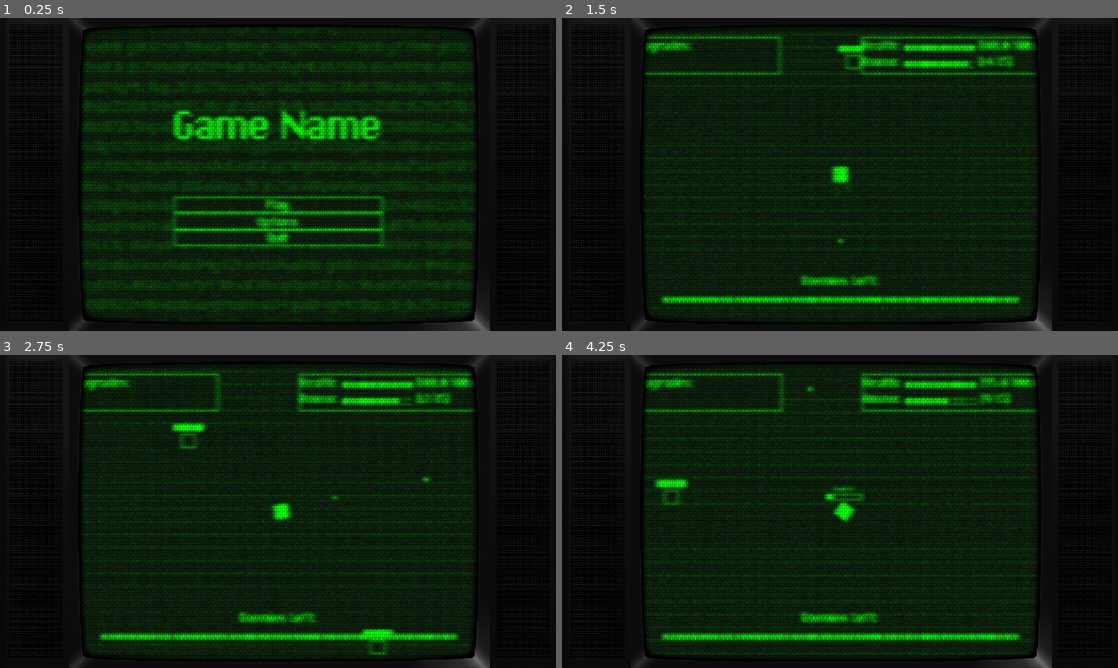
Above: before the commit, frames 1-4 (two rows, left to right).
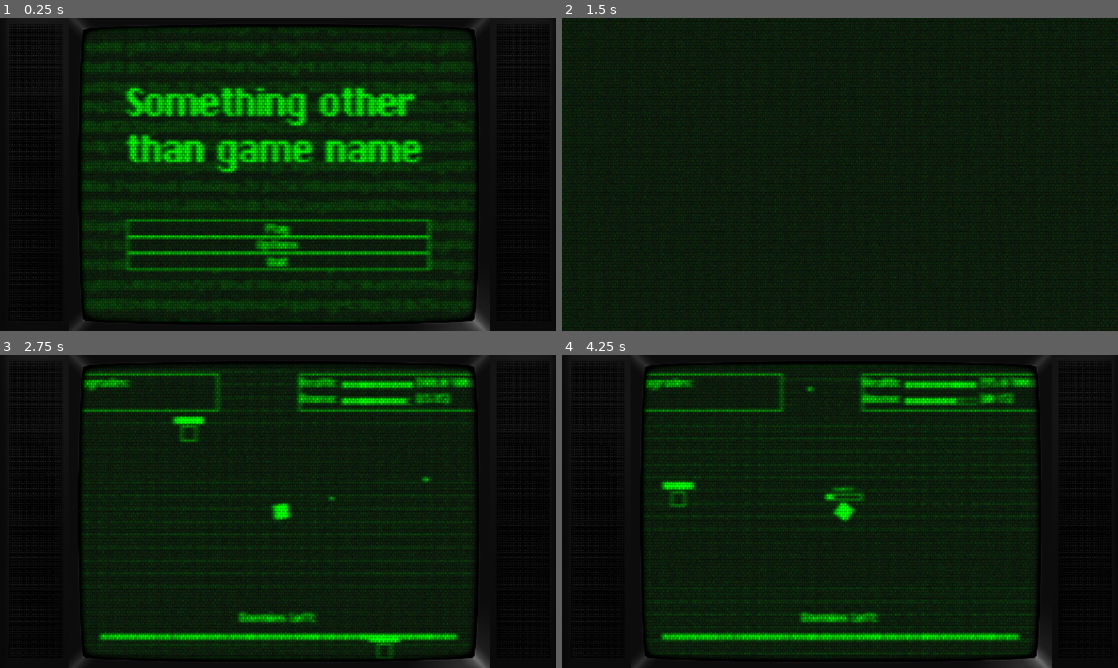
Above: after the commit, the same moments.

Repository: Tabaxi-web/school-project-game
Game: Godot game, scene res://scenes/main_menu.tscn
The game is run twice, just before and just after one commit, with the same random seed, the same clock (stepped at 60 frames per second) and the same inputs.
Inputs (mouse positions are in pixels of both pictures, inside the frame that each line leads up to):
- Up to frame 1 (0.25 s): no input
- Up to frame 2 (1.5 s): click "Options" at 0.5 s; click "Play" at 1.25 s
- Up to frame 3 (2.75 s): tap Enter (ui_accept) at 2, 2.27, 2.3, 2.57 s; move the mouse to (400, 495) at 2.02 s; press the mouse at (400, 495) at 2.03 s; hold D (movement_right) from 2.03 s (still down)
- Up to frame 4 (4.25 s): move the mouse to (728, 527) at 2.77 s; release D (movement_right) at 2.78 s; release the mouse at (728, 527) at 2.78 s; hold S (movement_down) 2.78-3.53 s; tap Enter (ui_accept) at 2.85, 3.02, 3.32, 3.8 s; click (728, 527) at 3.05 s; move the mouse to (895, 442) at 3.52 s; hold D (movement_right) from 3.53 s (still down); tap Space (movement_dash) at 3.6 s

The runs differ from the first frame. In frame 1, 16% of the frame differs, in the area x 22-78%, y 22-81%; in frame 2, 15%; in frame 3, 0.8%; in frame 4, 0.6%.

Commit message:
Big Update, 0.10
Added sound effects, revamped upgrade system, commented code

Diff:
--- a/new-game-project/project.godot
+++ b/new-game-project/project.godot
@@ -12,7 +12,7 @@
 
 config/name="School Game"
 run/main_scene="uid://crev2inf1u6xe"
-config/features=PackedStringArray("4.6", "Forward Plus")
+config/features=PackedStringArray("4.7", "Forward Plus")
 config/icon="res://assets/icon.svg"
 
 [autoload]
--- a/new-game-project/resources/buckshot i.tres
+++ b/new-game-project/resources/buckshot i.tres
@@ -17,7 +17,7 @@
 [sub_resource type="Resource" id="Resource_74tcg"]
 script = ExtResource("1_vmrq5")
 modified_attribute = 2
-modifier_bonus = -0.04
+modifier_bonus = 0.04
 metadata/_custom_type_script = "uid://ccs7lafi3v7nb"
 
 [sub_resource type="Resource" id="Resource_llbrt"]
@@ -26,7 +26,13 @@
 modifier_bonus = 1.0
 metadata/_custom_type_script = "uid://ccs7lafi3v7nb"
 
+[sub_resource type="Resource" id="Resource_0t344"]
+script = ExtResource("1_vmrq5")
+modified_attribute = 4
+modifier_bonus = 0.1
+metadata/_custom_type_script = "uid://ccs7lafi3v7nb"
+
 [resource]
 script = ExtResource("2_rxngo")
-modified_attributes = Array[ExtResource("1_vmrq5")]([SubResource("Resource_vmrq5"), SubResource("Resource_rxngo"), SubResource("Resource_74tcg"), SubResource("Resource_llbrt")])
+modified_attributes = Array[ExtResource("1_vmrq5")]([SubResource("Resource_vmrq5"), SubResource("Resource_rxngo"), SubResource("Resource_74tcg"), SubResource("Resource_llbrt"), SubResource("Resource_0t344")])
 metadata/_custom_type_script = "uid://bgg2x5m5frerd"
--- a/new-game-project/scenes/enemy.tscn
+++ b/new-game-project/scenes/enemy.tscn
@@ -4,6 +4,7 @@
 [ext_resource type="FontFile" uid="uid://clcwproebc0of" path="res://assets/pixChicago.ttf" id="2_5uy6h"]
 [ext_resource type="PackedScene" uid="uid://1jhg1psiws20" path="res://scenes/enemy_death_fx.tscn" id="2_c4w8v"]
 [ext_resource type="StyleBox" uid="uid://b5lqy4ch60ynr" path="res://assets/DullBox.tres" id="3_c4w8v"]
+[ext_resource type="AudioStream" uid="uid://bok7nqqcuq3fl" path="res://assets/sounds/enemy_death.wav" id="3_xwavj"]
 [ext_resource type="StyleBox" uid="uid://cbbbp2a4h53mv" path="res://assets/BrightBox.tres" id="4_xwavj"]
 
 [sub_resource type="RectangleShape2D" id="RectangleShape2D_7p1mj"]
@@ -20,6 +21,7 @@
 attack_area = NodePath("AttackArea")
 attack_timer = NodePath("AttackTimer")
 death_fx = ExtResource("2_c4w8v")
+death_sfx = ExtResource("3_xwavj")
 
 [node name="ColorRect" type="ColorRect" parent="." unique_id=474384095]
 anchors_preset = 8
--- a/new-game-project/scenes/enemy_ranged.tscn
+++ b/new-game-project/scenes/enemy_ranged.tscn
@@ -5,6 +5,7 @@
 [ext_resource type="FontFile" uid="uid://clcwproebc0of" path="res://assets/pixChicago.ttf" id="2_24171"]
 [ext_resource type="PackedScene" uid="uid://1jhg1psiws20" path="res://scenes/enemy_death_fx.tscn" id="2_iutvh"]
 [ext_resource type="StyleBox" uid="uid://b5lqy4ch60ynr" path="res://assets/DullBox.tres" id="3_5wlyj"]
+[ext_resource type="AudioStream" uid="uid://bok7nqqcuq3fl" path="res://assets/sounds/enemy_death.wav" id="3_iutvh"]
 [ext_resource type="StyleBox" uid="uid://cbbbp2a4h53mv" path="res://assets/BrightBox.tres" id="4_iutvh"]
 
 [sub_resource type="RectangleShape2D" id="RectangleShape2D_7p1mj"]
@@ -24,6 +25,7 @@
 friction_coeff = 1.0
 ranged = true
 death_fx = ExtResource("2_iutvh")
+death_sfx = ExtResource("3_iutvh")
 bullet_prefab = ExtResource("2_5wlyj")
 bullet_damage = 20.0
 
--- a/new-game-project/scenes/main_menu.tscn
+++ b/new-game-project/scenes/main_menu.tscn
@@ -3,6 +3,8 @@
 [ext_resource type="Texture2D" uid="uid://nutd3l60t4pw" path="res://assets/exodus_cl_night.png" id="1_8ln24"]
 [ext_resource type="Script" uid="uid://c8mmi8o8vgke2" path="res://scripts/main_menu.gd" id="1_rtw2f"]
 [ext_resource type="FontFile" uid="uid://clcwproebc0of" path="res://assets/pixChicago.ttf" id="2_rtw2f"]
+[ext_resource type="AudioStream" uid="uid://bqspsvgdrt5cn" path="res://assets/sounds/cursor_move.wav" id="2_tbmy8"]
+[ext_resource type="AudioStream" uid="uid://ch5d4q5j7lwmo" path="res://assets/sounds/cursor_select.wav" id="3_jk1qb"]
 [ext_resource type="Script" uid="uid://dsty8d6pbkof" path="res://scripts/evil_ahh_text.gd" id="3_oa1go"]
 [ext_resource type="StyleBox" uid="uid://b5lqy4ch60ynr" path="res://assets/DullBox.tres" id="4_tbmy8"]
 [ext_resource type="StyleBox" uid="uid://cbbbp2a4h53mv" path="res://assets/BrightBox.tres" id="5_jk1qb"]
@@ -19,6 +21,8 @@
 
 [node name="Node2D" type="Node2D" unique_id=343072824]
 script = ExtResource("1_rtw2f")
+hover_sound = ExtResource("2_tbmy8")
+select_sound = ExtResource("3_jk1qb")
 
 [node name="CanvasLayer" type="CanvasLayer" parent="." unique_id=1411437698]
 layer = 105
@@ -58,7 +62,8 @@
 
 [node name="Label" type="Label" parent="HBoxContainer/VBoxContainer" unique_id=1034951821]
 layout_mode = 2
-text = "Game Name"
+text = "Something other
+than game name"
 label_settings = SubResource("LabelSettings_7vrkn")
 
 [node name="VBoxContainer" type="VBoxContainer" parent="HBoxContainer/VBoxContainer" unique_id=196708771]
@@ -100,5 +105,8 @@
 
 [connection signal="timeout" from="Label/Timer" to="Label" method="_on_timer_timeout"]
 [connection signal="button_down" from="HBoxContainer/VBoxContainer/VBoxContainer/PlayButton" to="." method="_on_play_button_down"]
+[connection signal="mouse_entered" from="HBoxContainer/VBoxContainer/VBoxContainer/PlayButton" to="." method="_on_button_hover"]
 [connection signal="button_down" from="HBoxContainer/VBoxContainer/VBoxContainer/OptionsButton" to="." method="_on_options_button_button_down"]
+[connection signal="mouse_entered" from="HBoxContainer/VBoxContainer/VBoxContainer/OptionsButton" to="." method="_on_button_hover"]
 [connection signal="button_down" from="HBoxContainer/VBoxContainer/VBoxContainer/QuitButton" to="." method="_on_quit_button_down"]
+[connection signal="mouse_entered" from="HBoxContainer/VBoxContainer/VBoxContainer/QuitButton" to="." method="_on_button_hover"]
--- a/new-game-project/scenes/player.tscn
+++ b/new-game-project/scenes/player.tscn
@@ -2,8 +2,10 @@
 
 [ext_resource type="Script" uid="uid://ctxxulmnei26i" path="res://scripts/player.gd" id="1_3vyb7"]
 [ext_resource type="FontFile" uid="uid://clcwproebc0of" path="res://assets/pixChicago.ttf" id="2_dqkch"]
+[ext_resource type="AudioStream" uid="uid://baykoen0xluc0" path="res://assets/sounds/shoot.wav" id="2_fjrip"]
 [ext_resource type="PackedScene" uid="uid://basg1xk0vocr4" path="res://scenes/muzzle_flash.tscn" id="2_tuyoq"]
 [ext_resource type="StyleBox" uid="uid://b5lqy4ch60ynr" path="res://assets/DullBox.tres" id="3_qlg0r"]
+[ext_resource type="AudioStream" uid="uid://dynyvh7q6cggj" path="res://assets/sounds/hurt_sound.wav" id="3_smehm"]
 [ext_resource type="StyleBox" uid="uid://cbbbp2a4h53mv" path="res://assets/BrightBox.tres" id="4_tuyoq"]
 [ext_resource type="Script" uid="uid://dc34i4a085b4g" path="res://scripts/reloading_bar.gd" id="5_qlg0r"]
 
@@ -55,6 +57,8 @@
 dash_timer = NodePath("DashTimer")
 dash_strength = 750
 dash_decay_strength = 1000
+shoot_sound = ExtResource("2_fjrip")
+hit_hurt_sound = ExtResource("3_smehm")
 muzzle_flash = ExtResource("2_tuyoq")
 flash_point = NodePath("Pivot/Flash Point")
 bullet_cooldown_timer = NodePath("BulletCooldown")
--- a/new-game-project/scenes/upgrade_screen.tscn
+++ b/new-game-project/scenes/upgrade_screen.tscn
@@ -5,6 +5,8 @@
 [ext_resource type="PackedScene" uid="uid://c7cucfte4udu" path="res://scenes/upgrade_card.tscn" id="2_qtyd3"]
 [ext_resource type="PackedScene" uid="uid://df7mw1otn5utr" path="res://scenes/upgrade_card_placeholder.tscn" id="3_1ogmj"]
 [ext_resource type="Texture2D" uid="uid://nutd3l60t4pw" path="res://assets/exodus_cl_night.png" id="3_5x7eg"]
+[ext_resource type="AudioStream" uid="uid://bqspsvgdrt5cn" path="res://assets/sounds/cursor_move.wav" id="4_ald31"]
+[ext_resource type="AudioStream" uid="uid://ch5d4q5j7lwmo" path="res://assets/sounds/cursor_select.wav" id="5_viwe2"]
 
 [sub_resource type="LabelSettings" id="LabelSettings_pin3n"]
 font = ExtResource("1_3vsiv")
@@ -21,6 +23,8 @@
 upgrade_card_prefab = ExtResource("2_qtyd3")
 upgrade_holder_prefab = ExtResource("3_1ogmj")
 upgrade_card_carousel = NodePath("UIMain/VBoxContainer/UpgradeCarousel")
+cycle_sound = ExtResource("4_ald31")
+select_sound = ExtResource("5_viwe2")
 
 [node name="UIMain" type="CanvasLayer" parent="." unique_id=1587092731]
 
--- a/new-game-project/scripts/bullet.gd
+++ b/new-game-project/scripts/bullet.gd
@@ -3,18 +3,22 @@
 var damage: float # Ditto for damage
 var crit_chance: float # Ditto for crit chance
 var crit_damage: float # Ditto for crit damage
-@export var damage_text: PackedScene # Prefab for damage text
-@export var lifetime := 5.0 # lifetime of the bullet
-@export var allied := true # Whether the bullet is allied with the player or not
-@export var homing := false
-@export var damage_falloff_coefficient := 0.01
-var target: Node2D # Only relevant for homing bullets
-var lifetime_timer: SceneTreeTimer
+@export var damage_text: PackedScene ## Prefab for damage text
+@export var lifetime := 5.0 ## lifetime of the bullet
+@export var allied := true ## Whether the bullet is allied with the player or not
+@export var homing := false ## Whether the bullet homes, like in starburst.
+@export var damage_falloff_coefficient := 0.01 ## How much to reduce the damage by as the bullet travels
+var target: Node2D # Only relevant for homing bullets. Defines the target.
+var lifetime_timer: SceneTreeTimer # The timer that defines how long a bullet is "alive"
 @export var acquisition_time_ratio := 0.9 ## How fast the homing bullets will lock on
 # Called when the node enters the scene tree for the first time.
+@export var homing_spawn_speed_divisor := 10.0 ## Drifts the bullet at a speed divided by this when spawning homing.
+@export var homing_speed_power := 1.5 ## Exponent for time alive component of the homing bullet's speed
+@export var spin_coefficient := 0.1 ## Whee!
 func _ready() -> void:
 	# Destroy the bullet after its lifetime is up
 	if homing:
+		# if the bullet is homing, make it grab a target upon spawning
 		target = _homing_acquire()
 	lifetime_timer = get_tree().create_timer(lifetime)
 	await lifetime_timer.timeout
@@ -25,18 +29,23 @@
 func _process(delta: float) -> void:
 	# Move the bullet along
 	if len(get_tree().get_nodes_in_group("Enemies")) == 0:
+		#destroy the bullet if no enemies are alive.
 		queue_free()
 	if homing and is_instance_valid(target):
+		# Make the homing bullet drift a little before locking on.
 		if lifetime_timer.time_left / lifetime > acquisition_time_ratio:
-			move_local_x((speed * delta) / 10)
+			move_local_x((speed * delta) / homing_spawn_speed_divisor)
 		else:
-			position += (pow((1 + acquisition_time_ratio) - (lifetime_timer.time_left / lifetime), 1.5)) * delta * global_position.direction_to(target.position) * speed
+			# Disgusting line of code. In a nutshell, exponentially increase speed towards an enemy relative to how long the bullet is alive times speed.
+			position += (pow((1 + acquisition_time_ratio) - (lifetime_timer.time_left / lifetime), homing_speed_power)) * delta * global_position.direction_to(target.position) * speed
 	elif homing:
+		# If the bullet has no target as a homing bullet, acquire a new one.
 		target = _homing_acquire()
 	else:
 		move_local_x(speed * delta)
 	# Put some spin on it for fun
-	$SpriteContainer.rotation += (speed * delta) / 10
+	$SpriteContainer.rotation += (speed * delta) * spin_coefficient
+	# Damage falloff. Clamps to 0 so no enemy healing.
 	damage = damage - (speed * (lifetime - lifetime_timer.time_left) * damage_falloff_coefficient)
 	damage = clampf(damage, 0, INF)
 
@@ -65,6 +74,7 @@
 		queue_free()
 
 func _homing_acquire() -> Node2D:
+	# Simple iterative function which finds the closest enemy. Enemy bullets will never be homing so no player compatibility needed.
 	var min_distance := INF
 	var new_target: Node2D
 	for node in get_tree().get_nodes_in_group("Enemies"):
--- a/new-game-project/scripts/camera.gd
+++ b/new-game-project/scripts/camera.gd
@@ -17,4 +17,4 @@
 	stress *= decay * delta
 func shake(strength):
 	# Increase stress to a max of 1
-	stress = clampf(stress + strength, 0, 3)
+	stress = clampf(stress + strength, 0, 1)
--- a/new-game-project/scripts/enemy.gd
+++ b/new-game-project/scripts/enemy.gd
@@ -13,6 +13,7 @@
 @export var friction_coeff := 5.0 ## How much friction the movement of the enemy has
 @export var ranged := false ## Whether the enemy is ranged or not.
 @export var death_fx: PackedScene ## Death effect for the enemy
+@export var death_sfx: AudioStream
 # --- BULLET VARS: only important for ranged enemies ---
 @export var bullet_prefab: PackedScene ## Does not matter for melee enemies.
 @export var bullet_velocity := 500 ## Velocity of the player's bullets.
@@ -32,6 +33,7 @@
 		return
 	# Health handling.
 	if health <= 0:
+		_play_sound(death_sfx)
 		var fx = death_fx.instantiate()
 		fx.global_position = position
 		add_sibling(fx)
@@ -91,3 +93,11 @@
 	var time := bullet_velocity / position.distance_to(body.position)
 	predicted_position = body.position + (body.velocity * time)
 	return (predicted_position - position).angle()
+
+func _play_sound(sound: AudioStream) -> void:
+	var player = AudioStreamPlayer.new()
+	add_sibling(player)
+	player.stream = sound
+	player.play()
+	await player.finished
+	player.queue_free()
--- a/new-game-project/scripts/main_menu.gd
+++ b/new-game-project/scripts/main_menu.gd
@@ -1,9 +1,15 @@
 extends Node2D
-
+@export var hover_sound: AudioStream
+@export var select_sound: AudioStream
 # Simple as main menu manager. Nothing complicated here.
 func _on_play_button_down() -> void:
+	_select_sound()
+	await get_tree().create_timer(0.2).timeout
 	get_tree().change_scene_to_file("res://scenes/main_game.tscn")
+
 func _on_quit_button_down() -> void:
+	_select_sound()
+	await get_tree().create_timer(0.2).timeout
 	get_tree().quit()
 
 func _ready() -> void:
@@ -11,4 +17,22 @@
 
 
 func _on_options_button_button_down() -> void:
-	pass
+	_select_sound()
+
+func _on_button_hover() -> void:
+	# Plays a sound when the player hovers.
+	var player = AudioStreamPlayer.new()
+	add_child(player)
+	player.stream = hover_sound
+	player.play()
+	await player.finished
+	player.queue_free()
+
+func _select_sound() -> void:
+	# ditto for the click
+	var player = AudioStreamPlayer.new()
+	add_child(player)
+	player.stream = select_sound
+	player.play()
+	await player.finished
+	player.queue_free()
--- a/new-game-project/scripts/new_scene_transition_manager.gd
+++ b/new-game-project/scripts/new_scene_transition_manager.gd
@@ -6,6 +6,7 @@
 var wait_time := 2.5
 # Called when the node enters the scene tree for the first time.
 func _ready() -> void:
+	# A bunch of visual stuff.
 	wave_number = Globals.wave - 1
 	wave_number_label.text = str(wave_number)
 	await get_tree().create_timer(wait_time).timeout
@@ -14,6 +15,7 @@
 	if Globals.wave % Globals.upgrade_screen_how_often == 0:
 		upgrade_label.visible = true
 	await get_tree().create_timer(wait_time).timeout
+	# Send the player to a scene, depending
 	if Globals.wave % Globals.upgrade_screen_how_often == 0:
 		get_tree().change_scene_to_file("res://scenes/upgrade_screen.tscn")
 	else:
--- a/new-game-project/scripts/old_scene_transition_manager.gd
+++ b/new-game-project/scripts/old_scene_transition_manager.gd
@@ -1,4 +1,9 @@
 extends Node2D
+# !!!
+# THIS IS AN OLD SCRIPT AND IS UNUSED, DO NOT MARK.
+# !!!
+
+
 
 @export var old_wave_label: Label
 @export var new_wave_label: Label
--- a/new-game-project/scripts/player.gd
+++ b/new-game-project/scripts/player.gd
@@ -1,8 +1,8 @@
 extends CharacterBody2D
 
 # -- BTS VARS --
-@export var upgrade_folder_filepath := "res://resources/"
-@export var upgrade_file_extension := ".tres"
+@export var upgrade_folder_filepath := "res://resources/" ## Where the upgrade logic will look for upgrade files
+@export var upgrade_file_extension := ".tres" ## this should be nothing but .tres, worth adding this variable just in case
 # -- MOVEMENT VARS --
 @export_category("Movement")
 @export var camera_wrapper: Node2D ## The Wrapper of the camera, which follows the player.
@@ -25,6 +25,10 @@
 var health: float
 var dash_on_cooldown := false
 
+#-- SOUND VARS --
+@export_category("Sounds")
+@export var shoot_sound: AudioStream
+@export var hit_hurt_sound: AudioStream
 
 # -- GUN VARS --
 @export_category("Gun")
@@ -138,6 +142,7 @@
 		ammo -= 1
 		bullet_cooldown_timer.start()
 		shooting = true
+		_play_sound(shoot_sound)
 		for i in range(bullets_per_shot):
 			var new_bullet = bullet_scene.instantiate()
 			new_bullet.position = position
@@ -184,7 +189,8 @@
 func _on_bullet_cooldown_timeout() -> void:
 	shooting = false
 func take_damage(damage: float) -> void:
-	camera.shake(0.4)
+	_play_sound(hit_hurt_sound)
+	camera.shake(0.6)
 	health -= damage
 
 
@@ -259,3 +265,11 @@
 func _on_dash_timer_timeout() -> void:
 	dash_on_cooldown = false
 	dashing_ui.visible = false
+
+func _play_sound(sound: AudioStream) -> void:
+	var player = AudioStreamPlayer.new()
+	add_child(player)
+	player.stream = sound
+	player.play()
+	await player.finished
+	player.queue_free()
--- a/new-game-project/scripts/resource_scripts/attribute_modifier.gd
+++ b/new-game-project/scripts/resource_scripts/attribute_modifier.gd
@@ -1,7 +1,9 @@
 class_name Modifier extends Resource
-@export var modified_attribute: Globals.player_attributes
-@export var modifier_bonus := 0.0
-@export var modifier_multiplier := 1.0
-@export var modifier_override := false
-@export var modifier_override_value := 0.0
-@export var modifier_bool := false
+# This is the thing that actually modifies the player's stats.
+# These are checked and applied in the order they are listed.
+@export var modified_attribute: Globals.player_attributes ## Refers back to attributes defined in the globals enum
+@export var modifier_bonus := 0.0 ## Add this to the stat's value
+@export var modifier_multiplier := 1.0 ## Multiply the stat's value by this
+@export var modifier_override := false ## Whether to set the player's stat value to the follow value outright.
+@export var modifier_override_value := 0.0 ## See above. Does nothing unless above is turned on.
+@export var modifier_bool := false ## For bool modifiers, this is the bool it checks.
--- a/new-game-project/scripts/upgrade_screen.gd
+++ b/new-game-project/scripts/upgrade_screen.gd
@@ -7,6 +7,8 @@
 @export var rare_rarity := 0.1
 @export var upgrade_cards: Array
 @export var non_selected_transparency := 0.3
+@export var cycle_sound: AudioStream
+@export var select_sound: AudioStream
 var upgrades_this_time := []
 var chance_index := 0.0
 var current_card: Control
@@ -55,19 +57,21 @@
 			if card.holder_index == round(upgrades_amount / 2):
 				current_card = card
 		if Input.is_action_just_pressed("movement_right"):
+			_play_sound(cycle_sound)
 			for child in upgrade_cards:
 				if child.holder_index == 0:
 					child.holder_index = len(upgrade_cards) - 1
 				else:
 					child.holder_index -= 1
 		if Input.is_action_just_pressed("movement_left"):
+			_play_sound(cycle_sound)
 			for child in upgrade_cards:
 				if child.holder_index == len(upgrade_cards) - 1:
 					child.holder_index = 0
 				else:
 					child.holder_index += 1
 		if Input.is_action_just_pressed("ui_accept"):
-
+			_play_sound(select_sound)
 			if current_card.upgrade.rarity == "Common":
 				Globals.potential_common_upgrades.erase(current_card.upgrade)
 				Globals.upgrades.append(current_card.upgrade)
@@ -83,9 +87,19 @@
 					for rare_upgrade in Globals.potential_rare_upgrades:
 						if rare_upgrade["name"] == incomp_upgrade_name:
 							Globals.potential_rare_upgrades.erase(rare_upgrade)
+			await get_tree().create_timer(0.2).timeout
 			Globals.next_wave()
 		for child in upgrade_cards:
 			if child == current_card:
 				child.modulate.a = 1
 			else:
 				child.modulate.a = non_selected_transparency
+
+
+func _play_sound(sound: AudioStream) -> void:
+	var player = AudioStreamPlayer.new()
+	add_child(player)
+	player.stream = sound
+	player.play()
+	await player.finished
+	player.queue_free()
Not shown, added: new-game-project/assets/sounds/cursor_move.wav.import
Not shown, added: new-game-project/assets/sounds/cursor_select.wav.import
Not shown, added: new-game-project/assets/sounds/enemy_death.wav.import
Not shown, added: new-game-project/assets/sounds/hurt_sound.wav.import
Not shown, added: new-game-project/assets/sounds/shoot.wav.import
Not shown, added: new-game-project/assets/sounds/cursor_move.wav
Not shown, added: new-game-project/assets/sounds/cursor_select.wav
Not shown, added: new-game-project/assets/sounds/enemy_death.wav
Not shown, added: new-game-project/assets/sounds/hurt_sound.wav
Not shown, added: new-game-project/assets/sounds/shoot.wav
